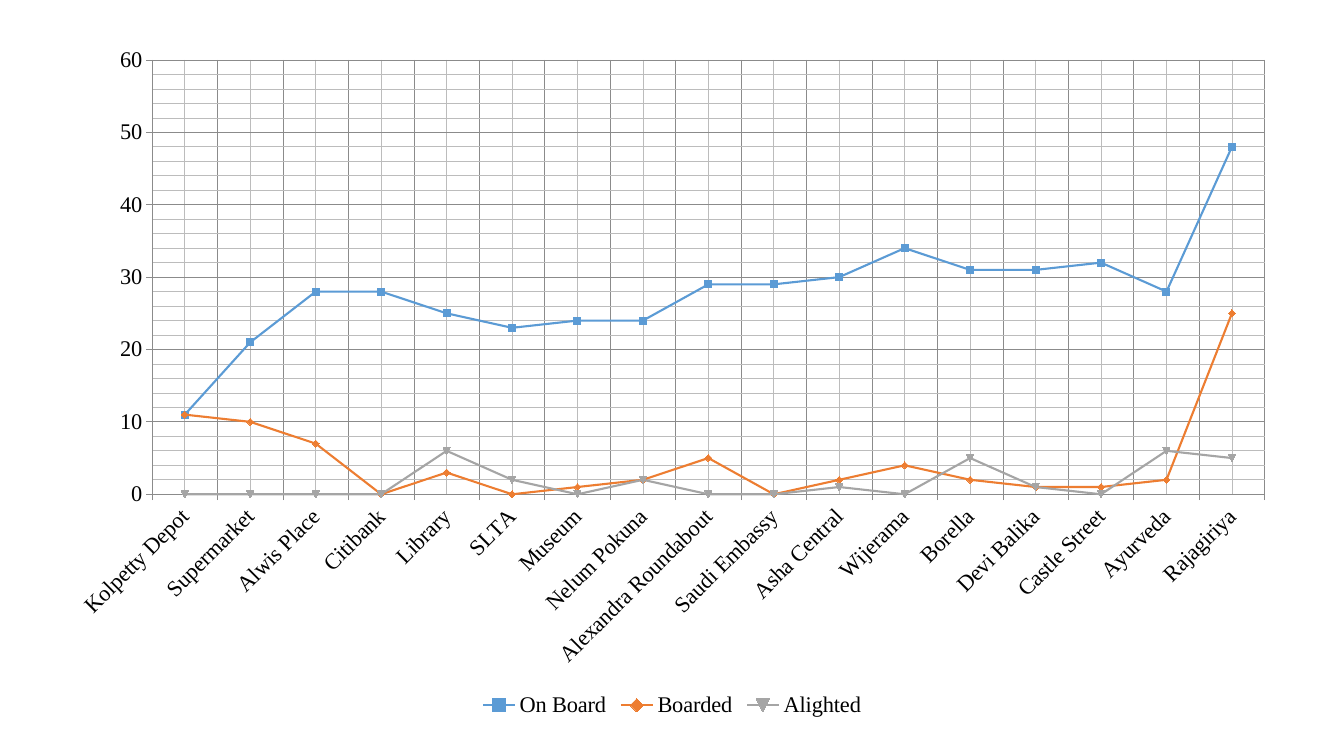
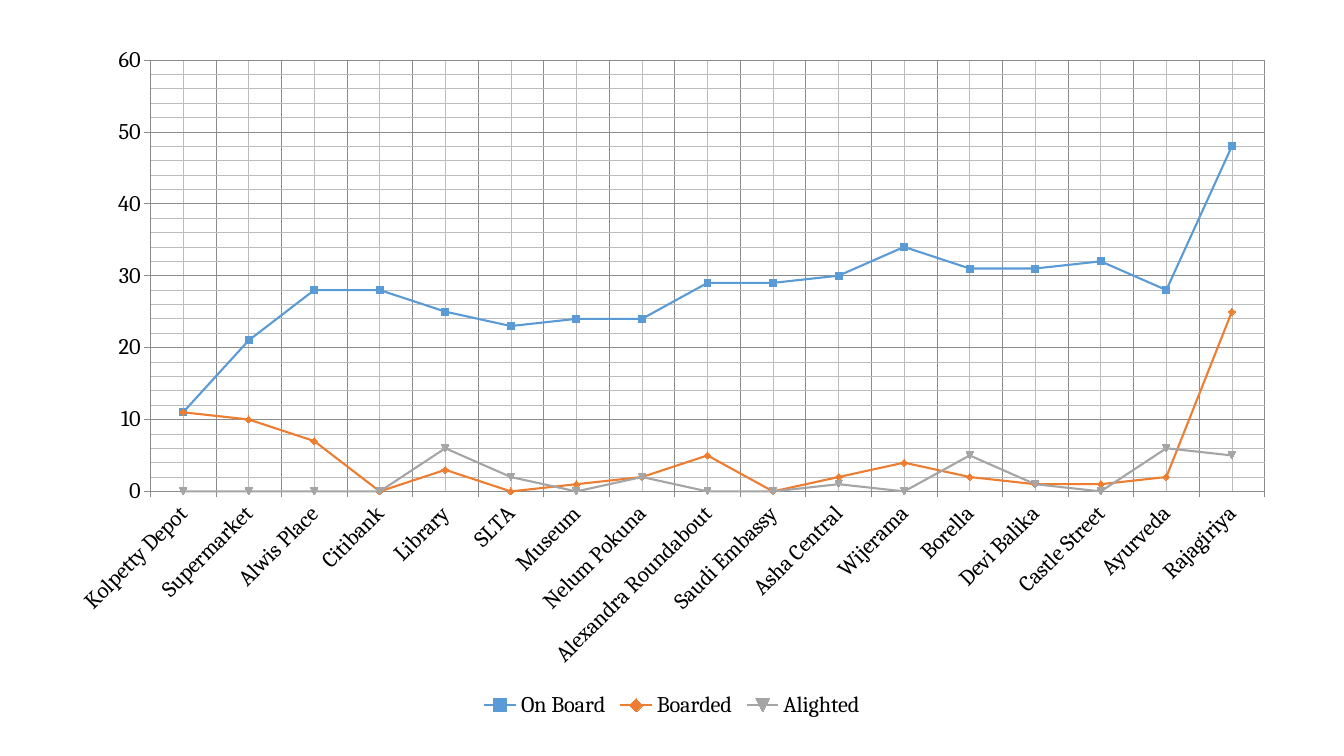
Before and after one commit to afthaj/finalThesis, a slide deck: slide 8 of figures.pptx. Drawn at 1344x756 pixels with LibreOffice and Linux fonts; fonts in the diff are those of the drawing. Boxes give left, top, right and bottom in pixels: in the first picture for what was removed or moved away, otherwise in the second. Text is boxed around its words. In the diff, an @@ line names an element or a change of style, - is before the commit and + after.

```diff
--- a/figures.pptx
+++ b/figures.pptx
@@ line chart at [54,33,1290,722] @@
@@ lettering changed @@
```
Also in this commit, not shown: 15 other slides changed, 37 other files.
